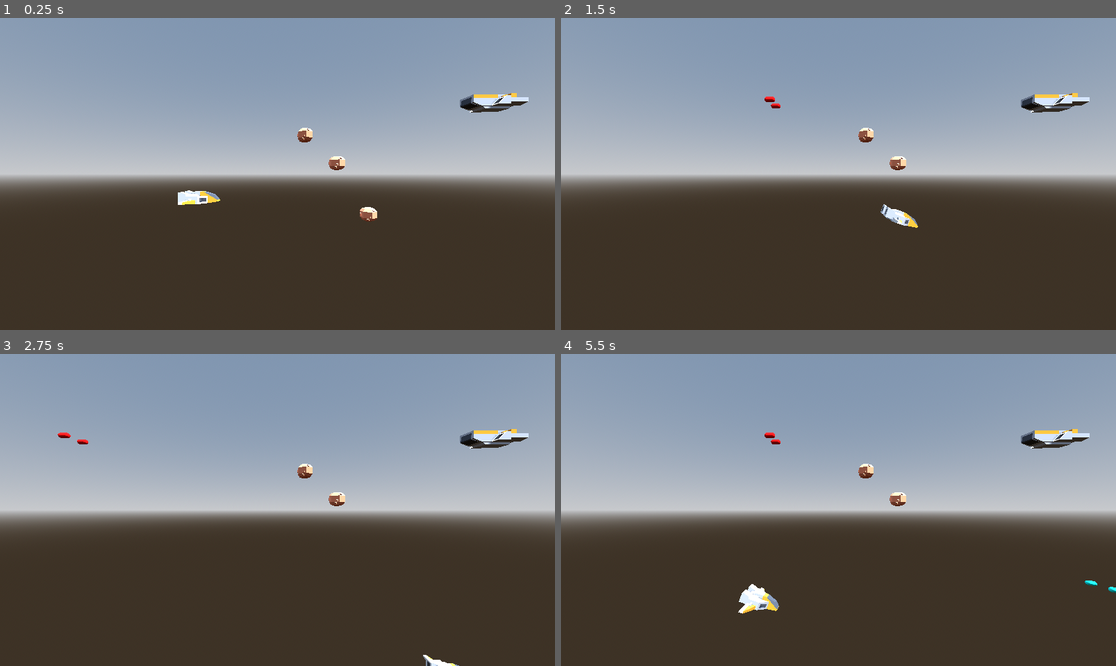
Above: before the commit, frames 1-4 (two rows, left to right).
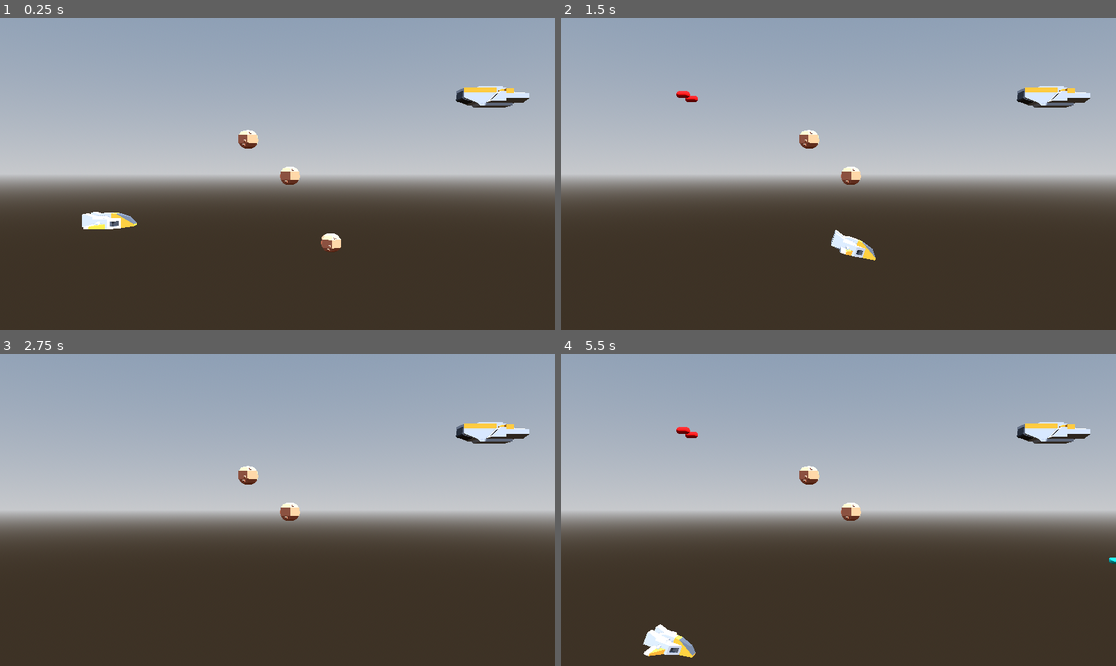
Above: after the commit, the same moments.

Repository: thomz2/smd-space-shooter
Game: Godot game, scene res://scenes/map/test_map.tscn
The game is run twice, just before and just after one commit, with the same random seed, the same clock (stepped at 60 frames per second) and the same inputs.
Inputs:
- Up to frame 1 (0.25 s): no input
- Up to frame 2 (1.5 s): tap Enter (ui_accept) at 0.5, 0.6, 0.77, 1.07, 1.35 s; hold Right (ui_right) 0.53-1.28 s; hold Down (ui_down) from 1.28 s (still down)
- Up to frame 3 (2.75 s): tap Enter (ui_accept) at 1.52, 1.82, 2.1 s; release Down (ui_down) at 2.03 s; hold Right (ui_right) from 2.03 s (still down)
- Up to frame 4 (5.5 s): release Right (ui_right) at 2.78 s; hold Up (ui_up) 2.78-3.53 s; tap Enter (ui_accept) at 2.85, 3.02, 3.32, 3.6, 3.77, 4.07, 4.35, 4.52, 4.82, 5.1 s; hold Left (ui_left) 3.53-5.03 s; hold Down (ui_down) from 5.03 s (still down)

The runs differ from the first frame. In frame 1, 8.5% of the frame differs, in the area x 0-100%, y 21-76%; in frame 2, 8.5%; in frame 3, 7.8%; in frame 4, 8.9%, in the area x 0-100%, y 21-98%.

Commit message:
fixed collision mask bugs

Diff:
--- a/scenes/enemies/asteroid.tscn
+++ b/scenes/enemies/asteroid.tscn
@@ -28,7 +28,7 @@
 collision_mask = 2
 monitorable = false
 script = ExtResource("3_or822")
-target_type = 1
+target_type = 2
 
 [node name="CollisionShape3D" type="CollisionShape3D" parent="Hitbox3D"]
 shape = SubResource("SphereShape3D_qx7nk")
--- a/scenes/enemies/enemy_ship_bullet.tscn
+++ b/scenes/enemies/enemy_ship_bullet.tscn
@@ -13,6 +13,8 @@
 size = Vector3(1.4, 0.4, 0.7)
 
 [node name="EnemyShipBullet" type="CharacterBody3D"]
+collision_layer = 4
+collision_mask = 0
 script = ExtResource("1_vtwr2")
 initial_speed = 30.0
 
@@ -29,7 +31,7 @@
 collision_mask = 2
 monitorable = false
 script = ExtResource("2_6lfbu")
-target_type = 1
+target_type = 2
 destroy_after_collision = true
 
 [node name="CollisionShape3D" type="CollisionShape3D" parent="Hitbox3D"]
--- a/scenes/map/test_map.tscn
+++ b/scenes/map/test_map.tscn
@@ -26,21 +26,23 @@
 shadow_enabled = true
 
 [node name="Camera3D" type="Camera3D" parent="."]
-transform = Transform3D(-4.37114e-08, 0, 1, 0, 1, 0, -1, 0, -4.37114e-08, 11.0017, 1.27105, -4.14033)
+transform = Transform3D(-4.37114e-08, 0, 1, 0, 1, 0, -1, 0, -4.37114e-08, 17.7174, 1.27105, -4.14033)
+fov = 40.0
 
 [node name="Player" parent="." instance=ExtResource("1_a8d83")]
+transform = Transform3D(1, 0, 0, 0, 1, 0, 0, 0, 1, 0, -0.666853, 2.69884)
 
 [node name="Asteroid" parent="." instance=ExtResource("2_meryx")]
-transform = Transform3D(1, 0, 0, 0, 1, 0, 0, 0, 1, 0.0325872, 1.85491, -7.34551)
+transform = Transform3D(1, 0, 0, 0, 1, 0, 0, 0, 1, 0.0325872, 1.18806, -4.64667)
 
 [node name="Asteroid2" parent="." instance=ExtResource("2_meryx")]
-transform = Transform3D(1, 0, 0, 0, 1, 0, 0, 0, 1, 0.0325872, 3.35366, -5.62803)
+transform = Transform3D(1, 0, 0, 0, 1, 0, 0, 0, 1, 0.0325872, 2.68681, -2.92919)
 
 [node name="Asteroid3" parent="." instance=ExtResource("2_meryx")]
-transform = Transform3D(1, 0, 0, 0, 1, 0, 0, 0, 1, 0.0325872, -0.905679, -9.04772)
+transform = Transform3D(1, 0, 0, 0, 1, 0, 0, 0, 1, 0.0325872, -1.57253, -6.34888)
 
 [node name="Asteroid4" parent="." instance=ExtResource("2_meryx")]
-transform = Transform3D(1, 0, 0, 0, 1, 0, 0, 0, 1, 0.0325872, -0.905679, -9.04772)
+transform = Transform3D(1, 0, 0, 0, 1, 0, 0, 0, 1, 0.0325872, -1.57253, -6.34888)
 
 [node name="EnemyShip" parent="." instance=ExtResource("3_3o3x5")]
-transform = Transform3D(-1, 0, -8.74228e-08, 0, 1, 0, 8.74228e-08, 0, -1, -0.0413089, 5.13603, -15.5821)
+transform = Transform3D(-1, 0, -8.74228e-08, 0, 1, 0, 8.74228e-08, 0, -1, -0.0413089, 4.46917, -12.8832)
--- a/scenes/player/player.gd
+++ b/scenes/player/player.gd
@@ -22,7 +22,7 @@
 	var bullet : Bullet3D = packed_bullet.instantiate()
 	get_tree().current_scene.add_child(bullet)
 	bullet.global_position = self.global_position
-	bullet.global_rotation = self.global_rotation
+	#bullet.global_rotation = self.global_rotation
 
 
 # called every physics frame
--- a/scenes/player/player_bullet.tscn
+++ b/scenes/player/player_bullet.tscn
@@ -10,9 +10,11 @@
 material = SubResource("StandardMaterial3D_xo56r")
 
 [sub_resource type="BoxShape3D" id="BoxShape3D_oxvkb"]
-size = Vector3(1.4, 0.4, 0.7)
+size = Vector3(1.4, 0.567383, 0.7)
 
 [node name="PlayerBullet" type="CharacterBody3D" node_paths=PackedStringArray("main_hitbox")]
+collision_layer = 0
+collision_mask = 0
 script = ExtResource("1_q1dvw")
 main_hitbox = NodePath("Hitbox3D")
 
@@ -29,6 +31,7 @@
 collision_mask = 4
 monitorable = false
 script = ExtResource("2_62po3")
+target_type = 1
 destroy_after_collision = true
 
 [node name="CollisionShape3D" type="CollisionShape3D" parent="Hitbox3D"]
--- a/scripts/combat/bullet_3d.gd
+++ b/scripts/combat/bullet_3d.gd
@@ -1,3 +1,4 @@
+@tool
 class_name Bullet3D
 extends CharacterBody3D
 ## A bullet that always flies forwards, towards negative Z.
@@ -30,8 +31,13 @@
 
 
 func _ready() -> void:
-	set_deferred("collision_layer", 0)
-	set_deferred("collision_mask", 0)
+	if Engine.is_editor_hint():
+		collision_layer = 0
+		collision_mask = 0
+		#set_deferred("collision_layer", 0)
+		#set_deferred("collision_mask", 0)
+		return
+
 	speed = initial_speed
 	if main_hitbox:
 		main_hitbox.destroyed.connect(self.destroy)
--- a/scripts/combat/hitbox_3d.gd
+++ b/scripts/combat/hitbox_3d.gd
@@ -6,7 +6,7 @@
 
 signal destroyed
 
-enum TargetType { ENEMY, PLAYER, BOTH }
+enum TargetType { NONE, ENEMY, PLAYER, BOTH }
 
 
 
@@ -19,13 +19,15 @@
 		set_deferred("process_mode", PROCESS_MODE_DISABLED if disabled else PROCESS_MODE_INHERIT)
 
 ## What type of character this hitbox should hit and damage. Automatically sets collision masks.
-@export var target_type : TargetType = TargetType.ENEMY :
+@export var target_type : TargetType = TargetType.NONE :
 	set(value):
 		target_type = value
 
 		collision_layer = 0
 		collision_mask = 0 # reset masks
 		match target_type:
+			TargetType.NONE:
+				pass
 			TargetType.ENEMY:
 				set_collision_mask_value(3, true)
 			TargetType.PLAYER:
@@ -47,7 +49,8 @@
 	# when added in the editor
 	if Engine.is_editor_hint():
 		monitorable = false
-		target_type = TargetType.ENEMY # run setter
+		if target_type == TargetType.NONE:
+			target_type = TargetType.NONE # run setter function
 	# when created in the game
 	else:
 		body_entered.connect(_on_body_entered)
